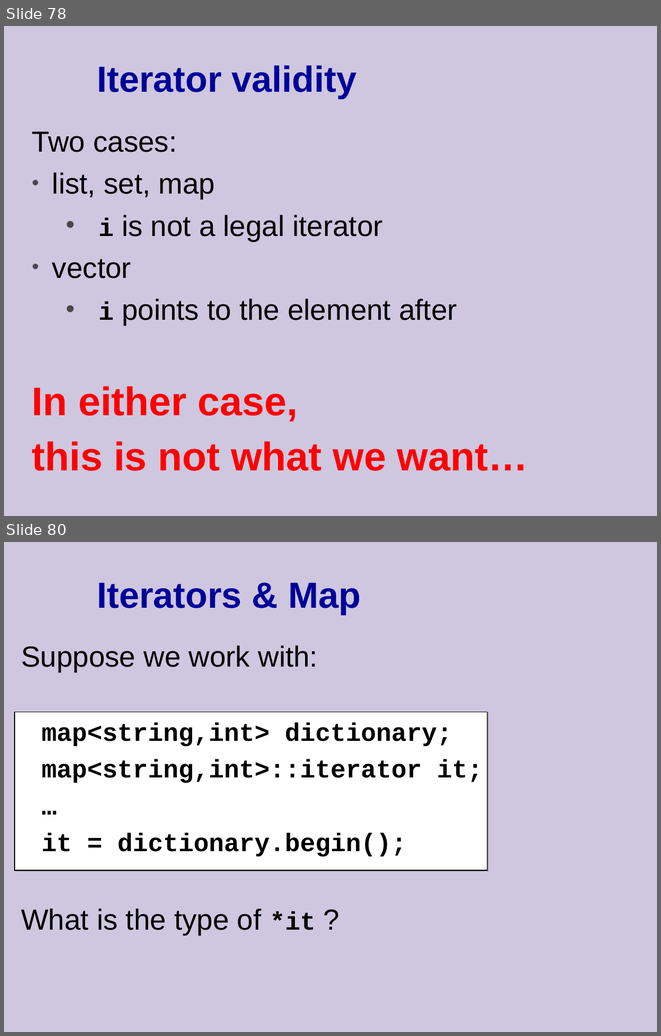
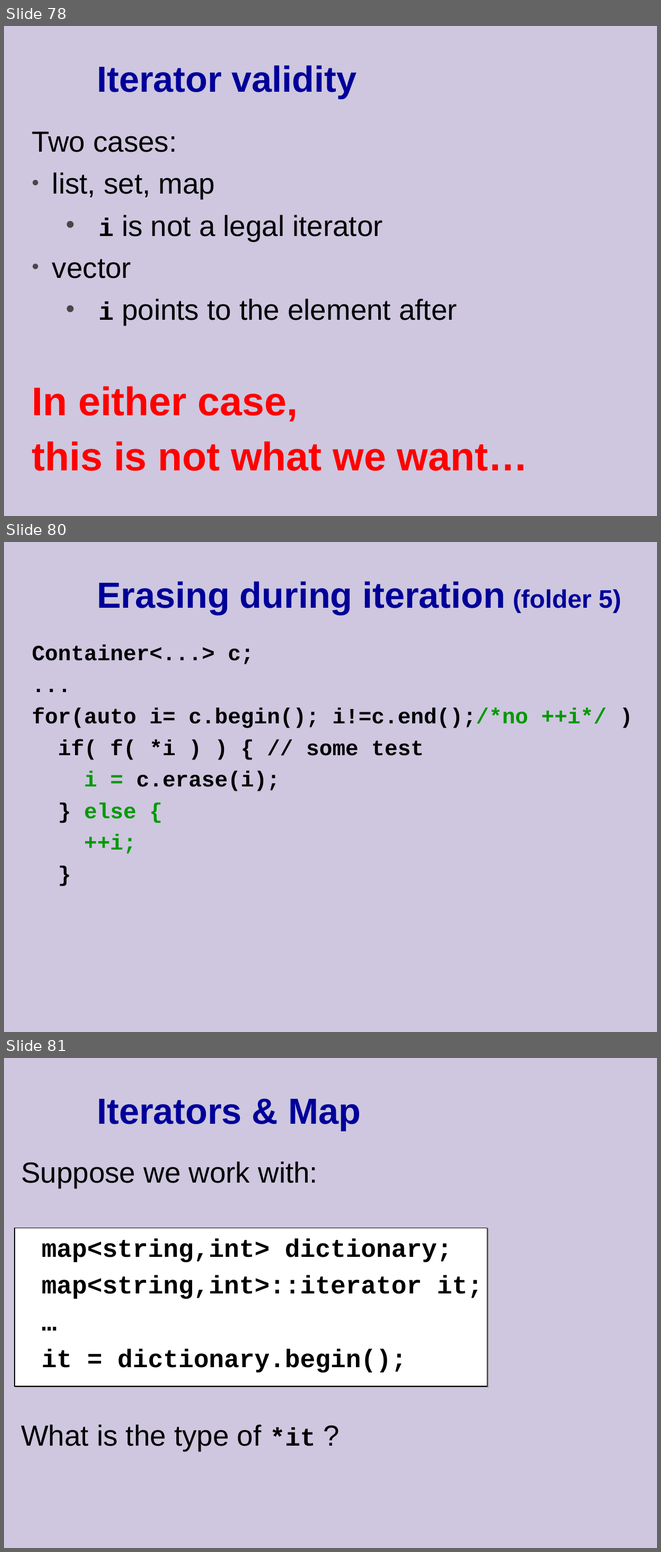
Before and after one commit to cpp-at-ariel/cpp-5778, a slide deck: week10-stl/slides-1-stl.odp. Shown one above the other, each under a label of ours: slides 78 and 80 before the commit, slides 78, 80 and 81 after it; the slides between them are not shown. The pictures are 661x1036 and 661x1552 pixels, drawn with LibreOffice and Linux fonts; fonts in the diff are those of the drawing. Boxes give left, top, right and bottom in pixels: in the first picture for what was removed or moved away, otherwise in the second. Text is boxed around its words. In the diff, an @@ line names an element or a change of style, - is before the commit and + after.

```diff
--- a/week10-stl/slides-1-stl.odp
+++ b/week10-stl/slides-1-stl.odp
@@ slide 80 added at bbox=[4, 542, 657, 1032], background #CEC7DF @@
@@ title added at bbox=[97, 581, 621, 615], 40 pt, text #000099, bold @@
+Erasing during iteration (folder 5)
@@ text added at bbox=[32, 645, 607, 854], 24 pt, text #000000, bold @@
+Container<...> c;
+...
+for(auto i= c.begin(); i!=c.end();/*no ++i*/ )
+if( f( *i ) ) { // some test
+i = c.erase(i);
+} else {
+++i;
+}
@@ what was slide 80 is now slide 81 @@
```
Also in this commit, not shown: 8 slides changed, 1 other slide added, 1 slide removed, 38 other files.
